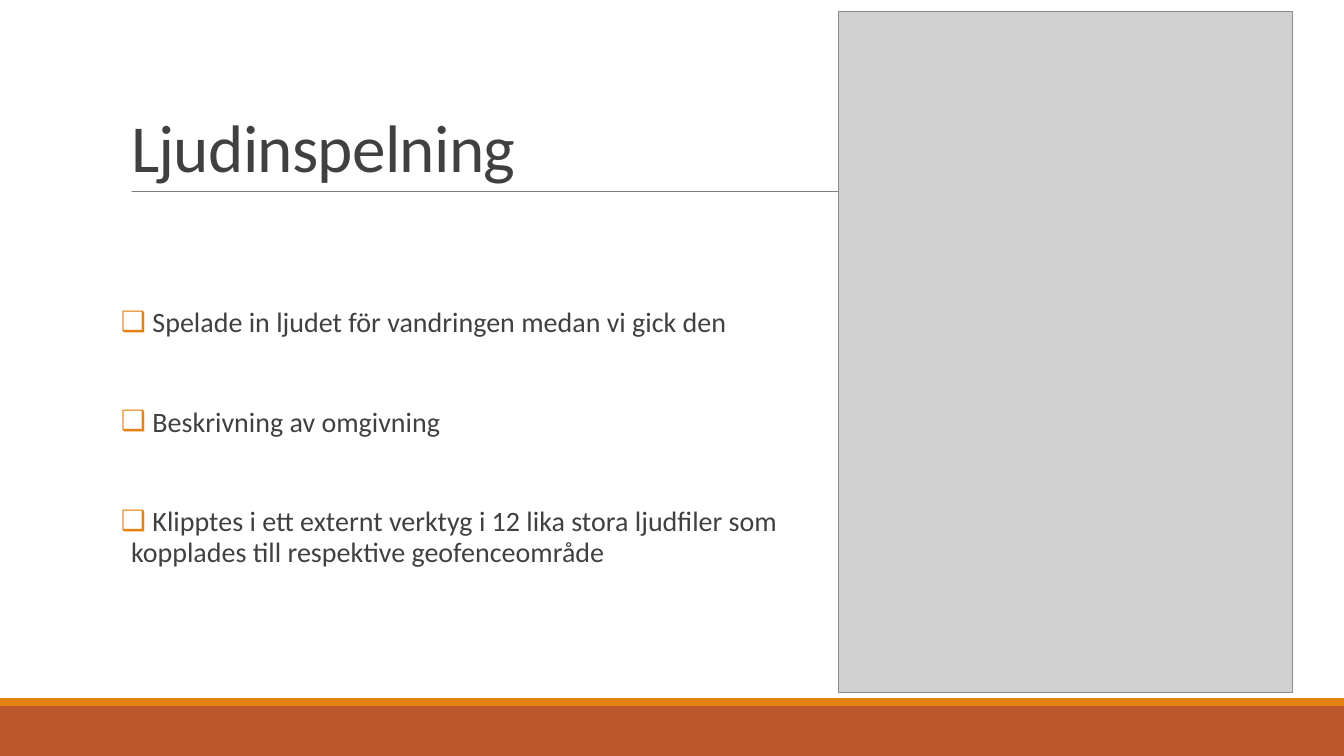
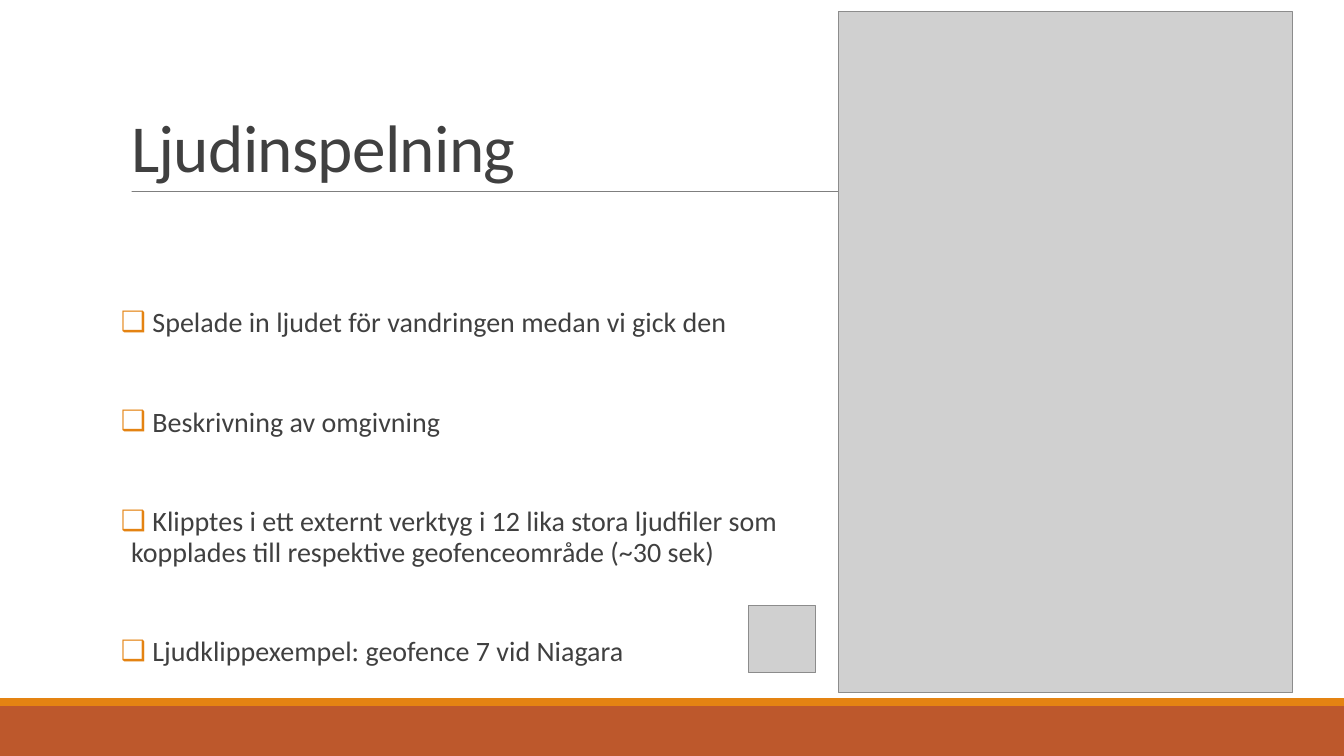
Before and after one commit to AmarSadikovic/Ex-Jobb, a slide deck: slide 12 of Slutsem/Geofencing-teknik för synkronisering av en kontextmedveten ljudvandring.odp. Drawn at 1344x756 pixels with LibreOffice and Linux fonts; fonts in the diff are those of the drawing; grey boxes stand for pictures. Boxes give left, top, right and bottom in pixels: in the first picture for what was removed or moved away, otherwise in the second. Text is boxed around its words. In the diff, an @@ line names an element or a change of style, - is before the commit and + after.

```diff
--- a/Slutsem/Geofencing-teknik för synkronisering av en kontextmedveten ljudvandring.odp
+++ b/Slutsem/Geofencing-teknik för synkronisering av en kontextmedveten ljudvandring.odp
@@ text at (x1=131, y1=511, x2=777, y2=666): text changed @@
-❑ Klipptes i ett externt verktyg i 12 lika stora ljudfiler som kopplades till respektive geofenceområde
+❑ Klipptes i ett externt verktyg i 12 lika stora ljudfiler som kopplades till respektive geofenceområde (~30 sek)
+❑ Ljudklippexempel: geofence 7 vid Niagara
@@ picture added at (x1=749, y1=606, x2=817, y2=674) @@
```
Also in this commit, not shown: 3 other slides changed.
